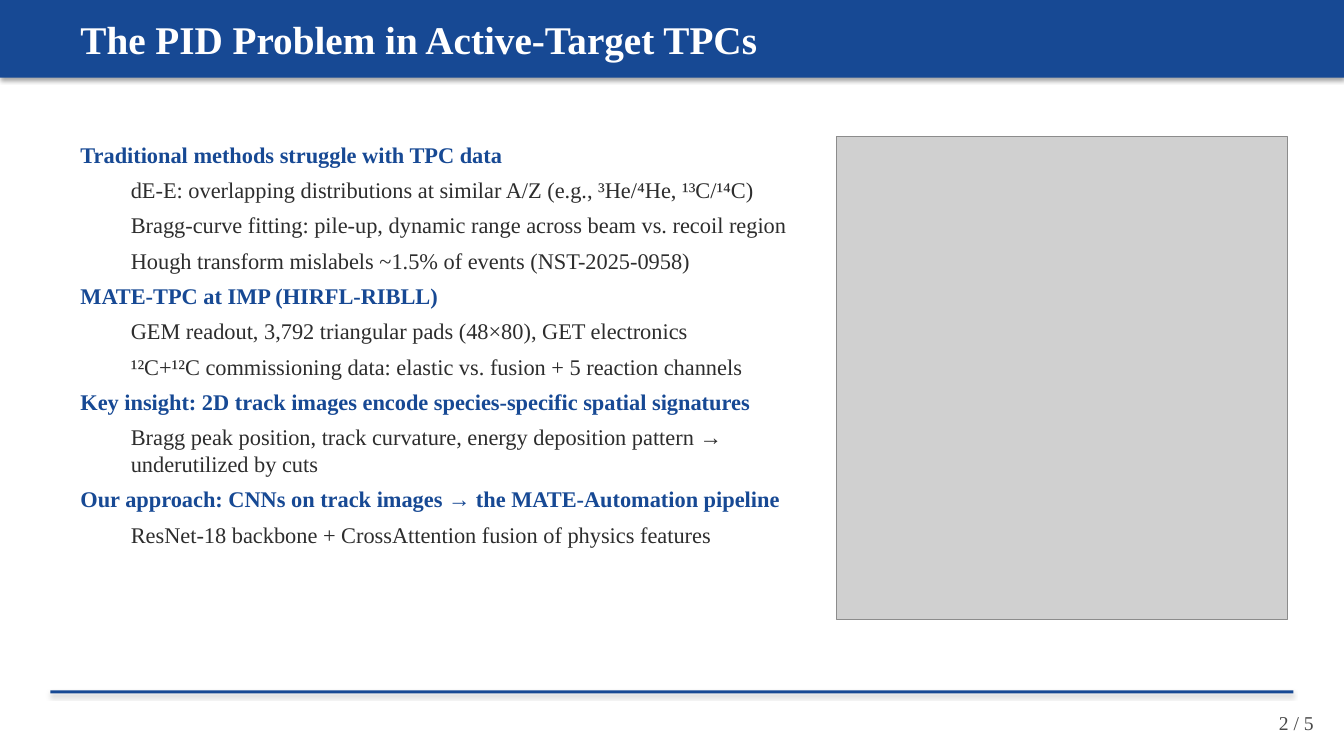
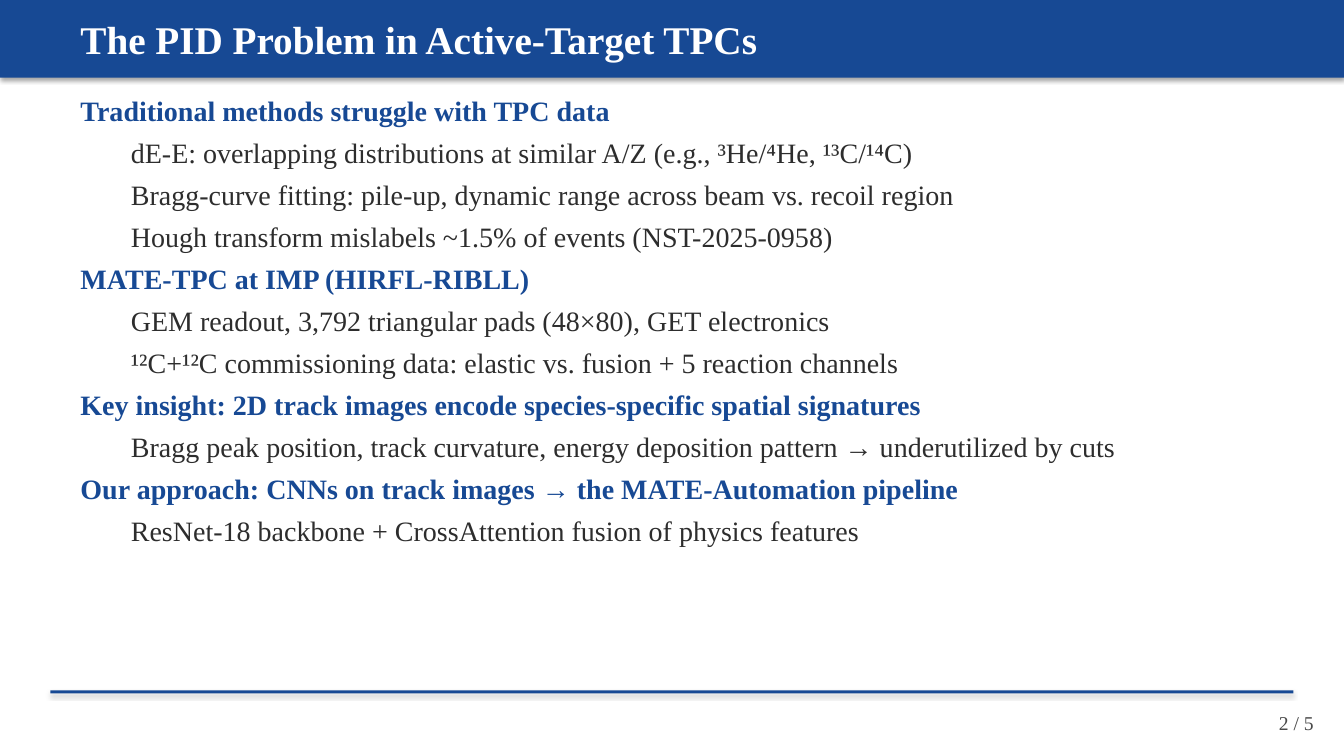
Before and after one commit to Edfghdrtxxx/OrbitOS, a slide deck: slide 2 of 99_System/.scratch/imai-presentation/Imai_Meeting_20260413.pptx. Drawn at 1344x756 pixels with LibreOffice and Linux fonts; fonts in the diff are those of the drawing; grey boxes stand for pictures. Boxes give left, top, right and bottom in pixels: in the first picture for what was removed or moved away, otherwise in the second. Text is boxed around its words. In the diff, an @@ line names an element or a change of style, - is before the commit and + after.

```diff
--- a/99_System/.scratch/imai-presentation/Imai_Meeting_20260413.pptx
+++ b/99_System/.scratch/imai-presentation/Imai_Meeting_20260413.pptx
@@ text "Traditional methods struggle with TPC ...": place and size @@
-text "Traditional methods struggle with TPC ..." at bbox=[80, 147, 786, 548]
+text "Traditional methods struggle with TPC ..." at bbox=[80, 101, 1115, 546]
@@ text "Traditional methods struggle with TPC ..." at bbox=[80, 101, 1115, 546]: size 16 to 20 pt @@
@@ picture removed at bbox=[837, 136, 1288, 620] @@
```
Also in this commit, not shown: 1 other slide changed, 2 other files.
